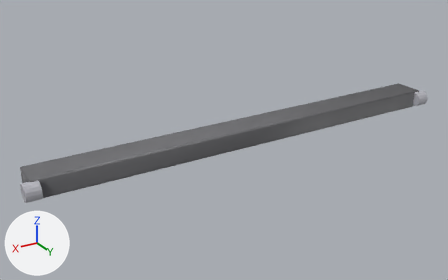
Two versions of the Blender file blender-project/renders/drive_rod.blend, one commit apart.
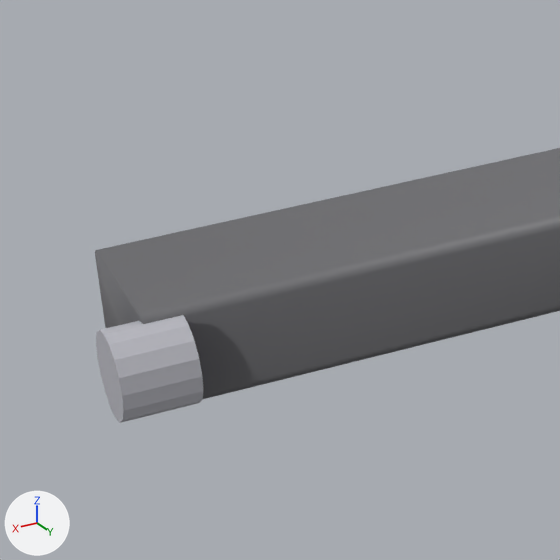
The first picture shows the older version from a 50 mm lens placed at (0.0585, 0.0887, 0.0438), pointed at (0.0048, -0.0009, -0.001). The close-ups show the older and then the newer version on the part from 0% to 26% of the width and 41% to 83% of the height of that picture. Only the edits that show in the close-ups are written down. Lighting does not change. The marker at lower left points along +X, +Y and +Z.

Objects in the first close-up: 'DR_FlatBar', 'DR_PivotPinBack'.
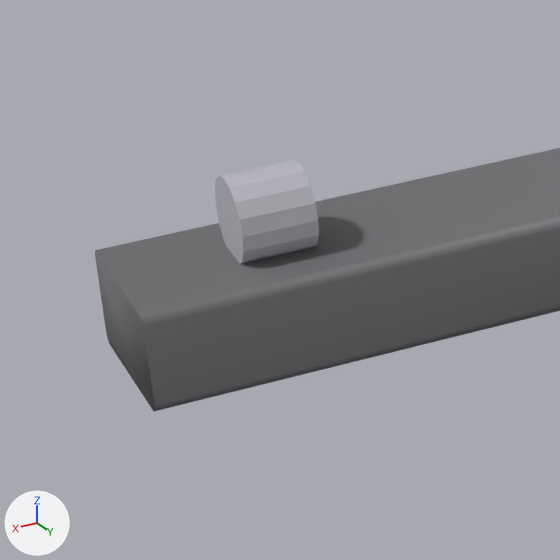
Changed parts and their boxes [x1, y1, x2, y2] in the close-ups (560 x 560 px):
'DR_PivotPinBack', moved
    before: [96, 315, 203, 423]
    after: [215, 160, 319, 264]

The change, as a list of edits to the scene's bpy script:
```text
Change ob_dr_pivotpinback:
    ob_dr_pivotpinback.location: (0.04075, 0.003, 0.0) -> (0.03575, 0.0, 0.003)
```
